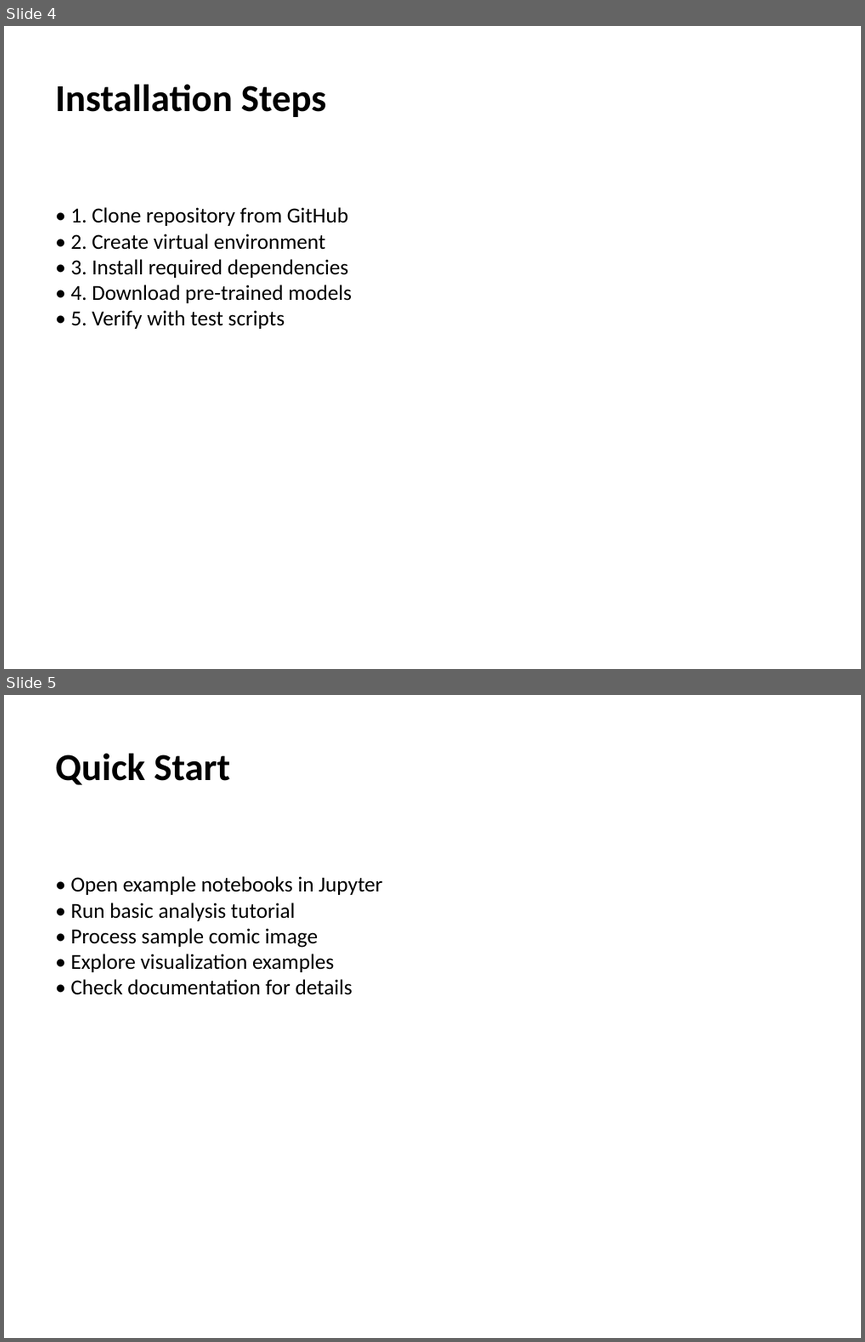
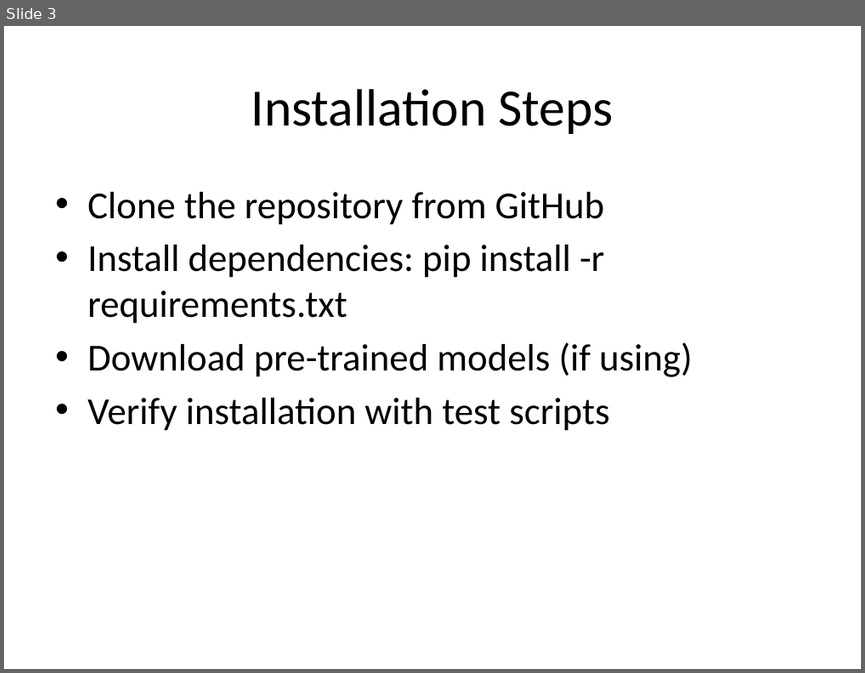
Before and after one commit to RichardScottOZ/powerpoint, a slide deck: examples/comic_analysis_getting_started.pptx. Shown one above the other, each under a label of ours: slides 4 and 5 before the commit, slide 3 after it. The pictures are 865x1342 and 865x673 pixels, drawn with LibreOffice and Linux fonts; fonts in the diff are those of the drawing. Boxes give left, top, right and bottom in pixels: in the first picture for what was removed or moved away, otherwise in the second. Text is boxed around its words. In the diff, an @@ line names an element or a change of style, - is before the commit and + after.

```diff
--- a/examples/comic_analysis_getting_started.pptx
+++ b/examples/comic_analysis_getting_started.pptx
@@ slide 5 removed at (4,695,861,1338), background #FFFFFF @@
@@ text removed at (55,753,230,785) @@
-Quick Start
@@ text removed at (71,876,382,995) @@
-• Open example notebooks in Jupyter
-• Run basic analysis tutorial
-• Process sample comic image
-• Explore visualization examples
-• Check documentation for details
@@ what was slide 4 is now slide 3 @@
@@ slide 3 changed as well @@
@@ title "Installation Steps": place and size @@
-title "Installation Steps" at (55,84,326,117)
+title "Installation Steps" at (251,89,613,134)
@@ title "Installation Steps" at (251,89,613,134): size 32 to 44 pt, bold off; alignment left to centre; vertical alignment top to middle @@
@@ text at (87,192,692,431): text changed; size 18 to 32 pt @@
-• 1. Clone repository from GitHub
-• 2. Create virtual environment
-• 3. Install required dependencies
-• 4. Download pre-trained models
-• 5. Verify with test scripts
+• Clone the repository from GitHub
+• Install dependencies: pip install -r requirements.txt
+• Download pre-trained models (if using)
+• Verify installation with test scripts
```
Also in this commit, not shown: 2 other slides changed, 4 slides added, 2 other slides removed, 16 other files.
